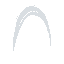
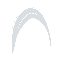
The second (64, 64) image is a revision of the first. Changes to its layers:
removed layer "Layer 4" over 13, 15, 26, 43
removed layer "Layer 3" over 13, 5, 51, 43
added layer "Layer 6" above "Layer 5" over 12, 16, 23, 53
added layer "Layer 5" above "Background" over 12, 7, 51, 51
